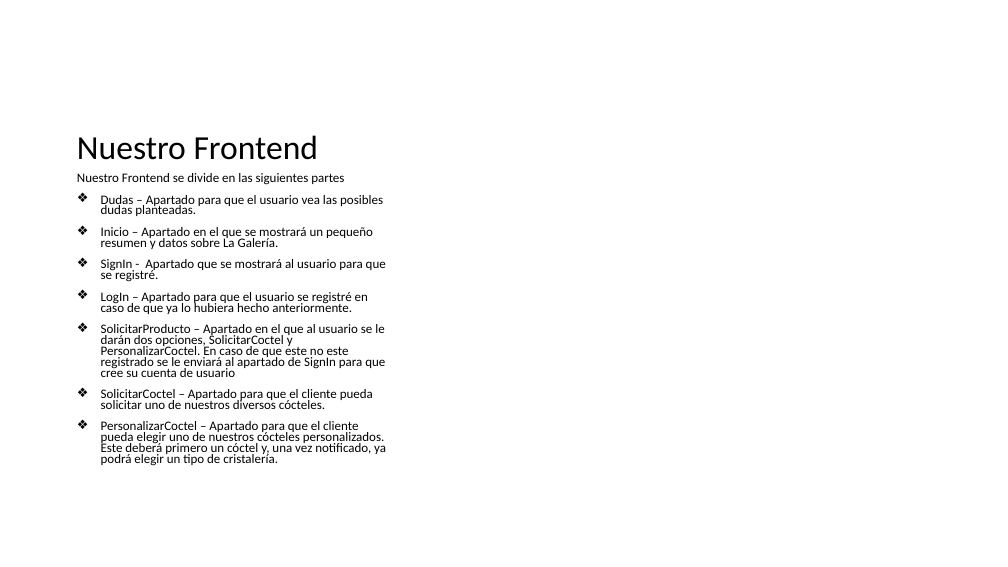
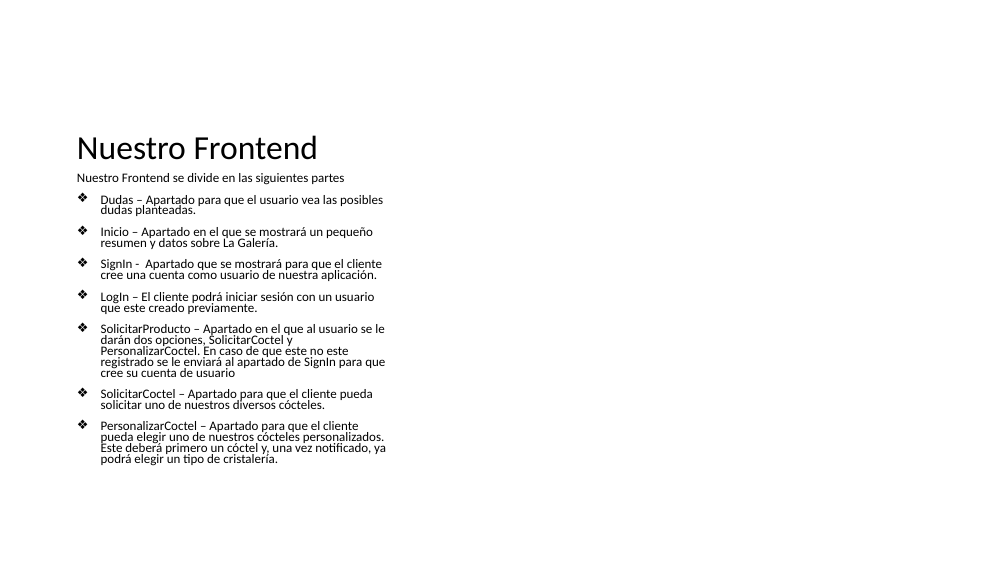
Before and after one commit to PabloGarciaLucas/La_Galeria, a slide deck: slide 6 of La Galería.pptx. Drawn at 1008x567 pixels with LibreOffice and Linux fonts; fonts in the diff are those of the drawing. Boxes give left, top, right and bottom in pixels: in the first picture for what was removed or moved away, otherwise in the second. Text is boxed around its words. In the diff, an @@ line names an element or a change of style, - is before the commit and + after.

```diff
--- a/La Galería.pptx
+++ b/La Galería.pptx
@@ text at [101, 259, 382, 314]: text changed @@
-❖ SignIn - Apartado que se mostrará al usuario para que se registré.
-❖ LogIn – Apartado para que el usuario se registré en caso de que ya lo hubiera hecho anteriormente.
+❖ SignIn - Apartado que se mostrará para que el cliente cree una cuenta como usuario de nuestra aplicación.
+❖ LogIn – El cliente podrá iniciar sesión con un usuario que este creado previamente.
```
Also in this commit, not shown: 1 other slide changed.
